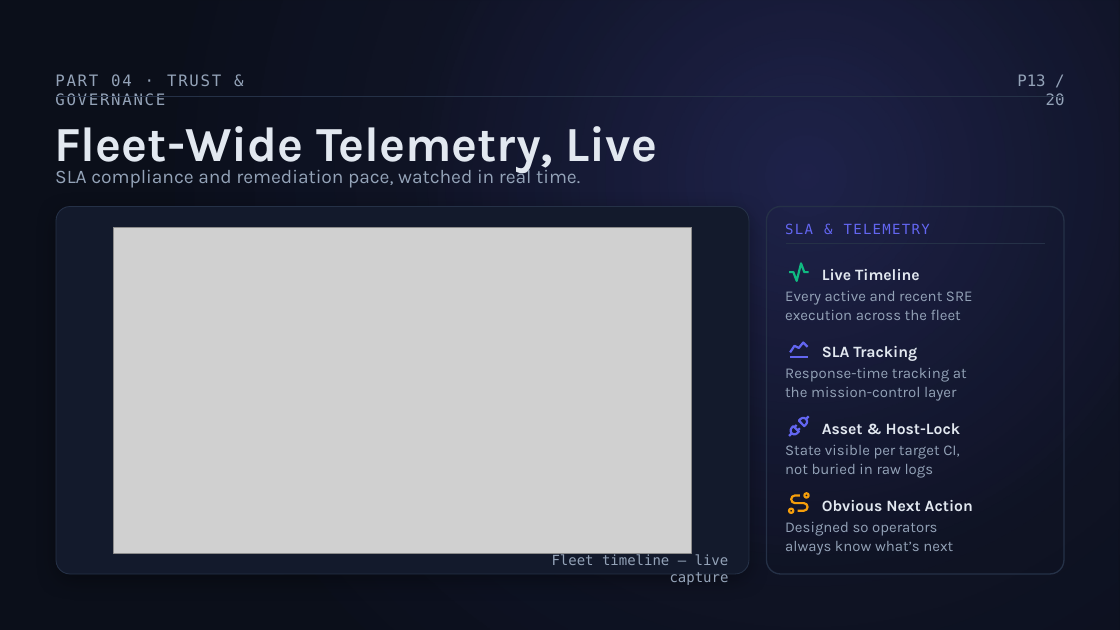
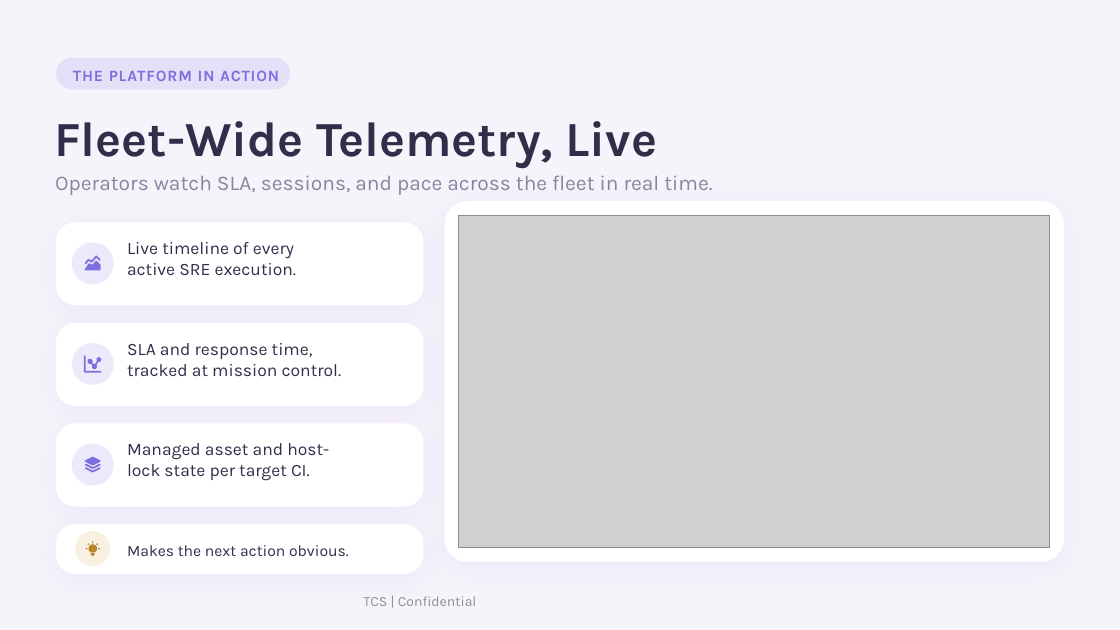
Before and after one commit to Venuvgp19/ITSM-Agentic, a slide deck: slide 12 of itsm_agentic_platform_20260904_004722.pptx (slide 13 before the commit). Drawn at 1120x630 pixels with LibreOffice and Linux fonts; fonts in the diff are those of the drawing; grey boxes stand for pictures. Boxes give left, top, right and bottom in pixels: in the first picture for what was removed or moved away, otherwise in the second. Text is boxed around its words. In the diff, an @@ line names an element or a change of style, - is before the commit and + after.

```diff
--- a/itsm_agentic_platform_20260904_004722.pptx
+++ b/itsm_agentic_platform_20260904_004722.pptx
@@ background #0B0F1A to #F6F3FB @@
@@ rectangle removed at (0, 0, 1120, 630) @@
@@ rounded rectangle added at (56, 58, 291, 90), fill #7C6FE0 at 14% opacity @@
@@ text at (73, 70, 279, 81): text changed; font DejaVu Sans Mono to Karla; text colour #94A3B8 to #7C6FE0; bold on @@
-PART 04 · TRUST & GOVERNANCE
+THE PLATFORM IN ACTION
@@ text removed at (1017, 74, 1065, 105) @@
-P13 / 20
@@ text "Fleet-Wide Telemetry, Live" at (54, 121, 658, 168): text colour #E2E8F0 to #332D4A @@
@@ freeform shape removed at (56, 97, 1065, 97) @@
@@ text at (55, 175, 712, 195): text changed; size 16.5 to 18 pt; text colour #94A3B8 to #8A84A0 @@
-SLA compliance and remediation pace, watched in real time.
+Operators watch SLA, sessions, and pace across the fleet in real time.
@@ rounded rectangle removed at (56, 207, 749, 575) @@
@@ rounded rectangle added at (444, 202, 1065, 562), fill #FFFFFF @@
@@ picture: place and size @@
-picture at (113, 228, 692, 554)
+picture at (459, 215, 1050, 548)
@@ text at (127, 242, 294, 259): text changed; size 13.5 to 15 pt; text colour #E2E8F0 to #332D4A; bold off @@
-Live Timeline
+Live timeline of every
@@ group added at (56, 223, 424, 306): 2 freeform shapes, 1 rounded rectangle, 1 ellipse, 1 text @@
+active SRE execution.
@@ group added at (56, 323, 424, 406): 2 freeform shapes, 2 texts, 1 rounded rectangle, 1 ellipse @@
+SLA and response time,
+tracked at mission control.
@@ freeform shape: place and size @@
-freeform shape at (791, 426, 799, 434)
+freeform shape at (85, 457, 101, 473)
@@ freeform shape at (85, 457, 101, 473): fill none to #7C6FE0; outline #6366F1 1.87 pt to none @@
@@ group added at (56, 423, 424, 507): 2 texts, 1 rounded rectangle, 1 ellipse @@
+Managed asset and host-
+lock state per target CI.
@@ group removed at (766, 207, 1064, 575): 9 freeform shapes, 7 texts, 1 rounded rectangle @@
-SLA & TELEMETRY
-Every active and recent SRE
-execution across the fleet
-SLA Tracking
-Response-time tracking at
-the mission-control layer
-Asset & Host-Lock
-State visible per target CI,
-not buried in raw logs
-Designed so operators
-always know what’s next
@@ group added at (56, 524, 424, 574): 4 freeform shapes, 1 rounded rectangle, 1 ellipse @@
@@ fill none to #B9862E; outline #F59E0B 1.87 pt to none in 3 elements at (91, 553, 95, 555), (96, 544, 98, 546), (88, 544, 97, 553) @@
@@ freeform shape: place and size @@
-freeform shape at (791, 496, 808, 511)
+freeform shape at (88, 544, 97, 553)
@@ freeform shape: place and size @@
-freeform shape at (805, 493, 809, 497)
+freeform shape at (91, 553, 95, 555)
@@ freeform shape: place and size @@
-freeform shape at (789, 508, 793, 513)
+freeform shape at (96, 544, 98, 546)
@@ text at (127, 545, 349, 556): text changed; text colour #E2E8F0 to #332D4A; bold off @@
-Obvious Next Action
+Makes the next action obvious.
@@ text removed at (552, 554, 729, 585) @@
-Fleet timeline — live capture
@@ text added at (363, 596, 477, 606), 12 pt, text #908F96 @@
+TCS | Confidential
```
Also in this commit, not shown: 14 other slides changed, 5 slides added, 5 slides removed.
